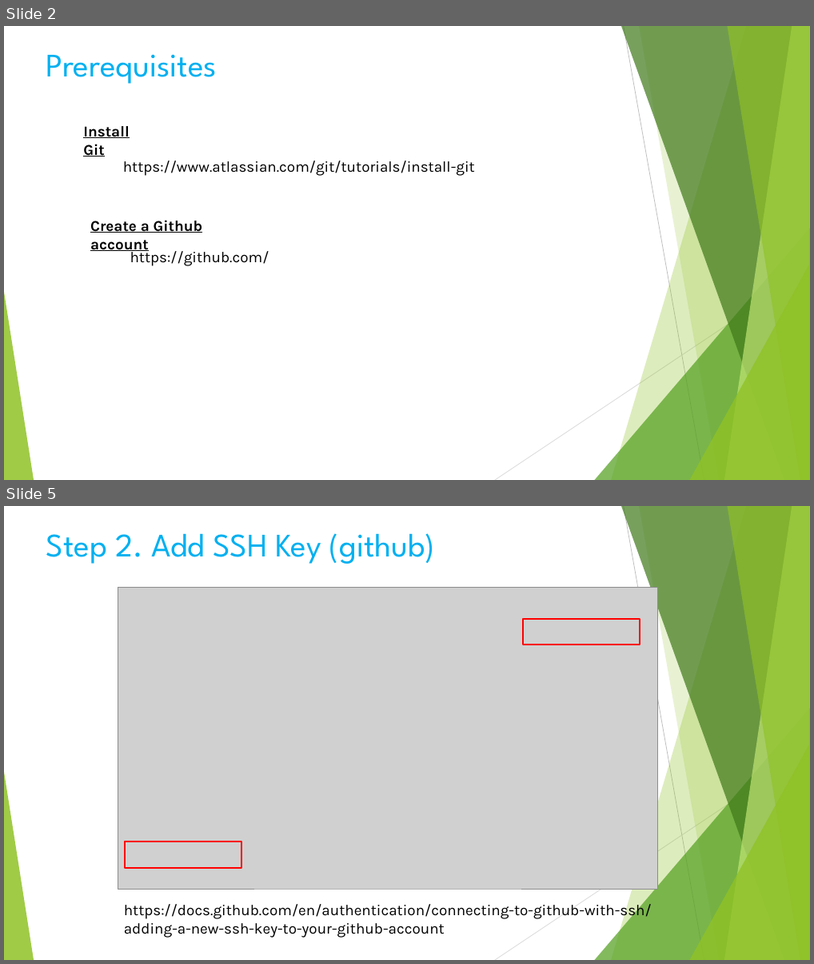
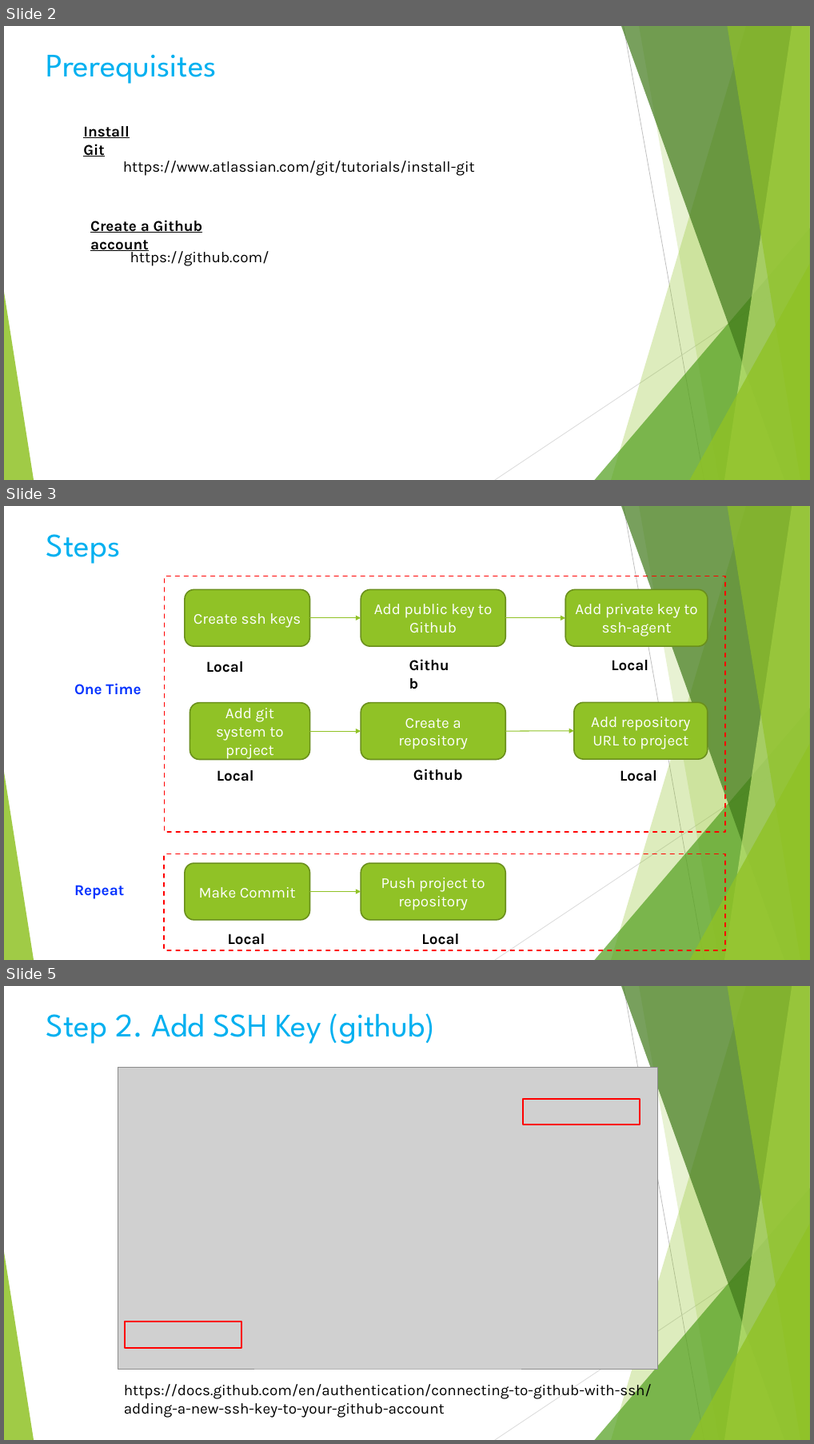
Before and after one commit to lin-chen-DLA/lin-chen-DLA.github.io, a slide deck: Volunteer/Programming/HTML_8.pptx. Shown one above the other, each under a label of ours: slides 2 and 5 before the commit, slides 2, 3 and 5 after it; the slides between them are not shown. The pictures are 814x964 and 814x1444 pixels, drawn with LibreOffice and Linux fonts; fonts in the diff are those of the drawing; grey boxes stand for pictures. Boxes give left, top, right and bottom in pixels: in the first picture for what was removed or moved away, otherwise in the second. Text is boxed around its words. In the diff, an @@ line names an element or a change of style, - is before the commit and + after.

Commit message:
Programming Github

```diff
--- a/Volunteer/Programming/HTML_8.pptx
+++ b/Volunteer/Programming/HTML_8.pptx
@@ slide 3 added at [4,506,810,960], background #FFFFFF; not listed: 10 template elements that a slide beside it also shows @@
@@ text added at [46,534,120,564], 39 pt, text #00B0F0 @@
+Steps
@@ rectangle added at [164,576,726,832], outline #FF0000 1.5 pt dashed @@
@@ rounded rectangle added at [185,589,310,646], fill #90C226, outline #6B901C 1.5 pt, 18 pt, text #FFFFFF @@
+Create ssh keys
@@ rounded rectangle added at [361,589,506,646], fill #90C226, outline #6B901C 1.5 pt, 18 pt, text #FFFFFF @@
+Add public key to Github
@@ rounded rectangle added at [566,589,708,646], fill #90C226, outline #6B901C 1.5 pt, 18 pt, text #FFFFFF @@
+Add private key to ssh-agent
@@ arrow added from (310, 618) to (361, 618), #90C226 1 pt @@
@@ text added at [410,622,457,632], 18 pt, text #000000, bold @@
+Github
@@ arrow added from (506, 618) to (566, 618), #90C226 1 pt @@
@@ text added at [206,661,244,672], 18 pt, text #000000, bold @@
+Local
@@ text added at [611,660,649,671], 18 pt, text #000000, bold @@
+Local
@@ text added at [74,683,141,695], 18 pt, text #0432FF, bold @@
+One Time
@@ rounded rectangle added at [190,703,310,760], fill #90C226, outline #6B901C 1.5 pt, 18 pt, text #FFFFFF @@
+Add git system to project
@@ rounded rectangle added at [361,703,506,760], fill #90C226, outline #6B901C 1.5 pt, 18 pt, text #FFFFFF @@
+Create a repository
@@ rounded rectangle added at [574,703,708,760], fill #90C226, outline #6B901C 1.5 pt, 18 pt, text #FFFFFF @@
+Add repository URL to project
@@ arrow added from (310, 731) to (361, 731), #90C226 1 pt @@
@@ arrow added from (506, 731) to (574, 731), #90C226 1 pt @@
@@ text added at [414,768,463,780], 18 pt, text #000000, bold @@
+Github
@@ text added at [217,770,254,781], 18 pt, text #000000, bold @@
+Local
@@ text added at [620,770,658,781], 18 pt, text #000000, bold @@
+Local
@@ rectangle added at [164,854,726,950], outline #FF0000 1.5 pt dashed @@
@@ rounded rectangle added at [185,863,310,920], fill #90C226, outline #6B901C 1.5 pt, 18 pt, text #FFFFFF @@
+Make Commit
@@ rounded rectangle added at [361,863,506,920], fill #90C226, outline #6B901C 1.5 pt, 18 pt, text #FFFFFF @@
+Push project to repository
@@ text added at [74,884,124,899], 18 pt, text #0432FF, bold @@
+Repeat
@@ arrow added from (310, 892) to (361, 892), #90C226 1 pt @@
@@ text added at [228,933,266,944], 18 pt, text #000000, bold @@
+Local
@@ text added at [422,933,459,944], 18 pt, text #000000, bold @@
+Local
```
Also in this commit, not shown: 2 slides changed, 3 other files.
